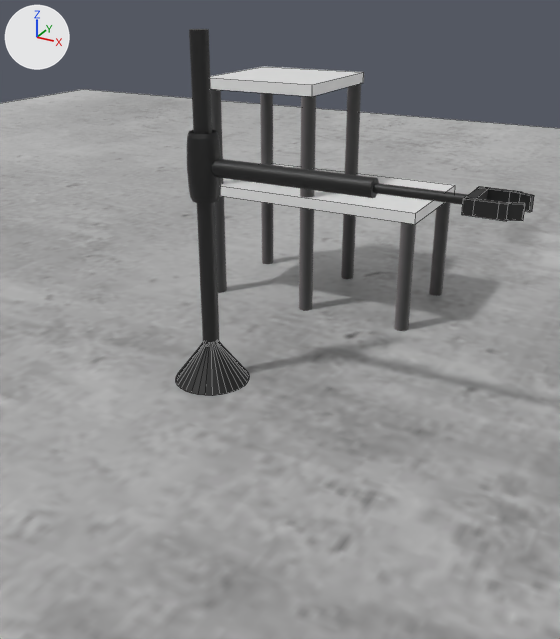
A saved change to the Blender file robot1wersja.blend.
The view is the same before and after, from a 50 mm camera at (9.58, -13.99, 8.94) aimed at (2.12, -0.42, 2.16). Arrows for +X, +Y and +Z are at upper left; the lights stay in place. Mesh edges are drawn as thin lines on the coarser meshes.
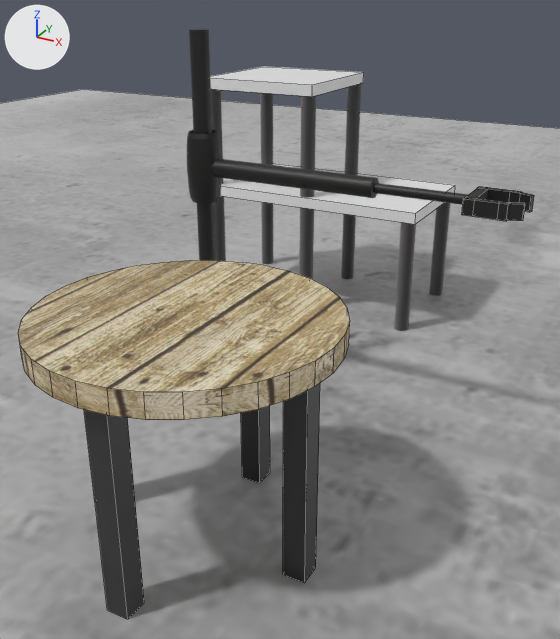
Boxes (x1, y1, x2, y2) around the edits, measured in the pictures (560 x 639 px):
```json
{"object": "Cylinder.009", "change": "added", "after": [18, 260, 350, 420], "on screen": "beige"}
{"object": "Cube.007", "change": "added", "after": [84, 410, 144, 619], "on screen": "black"}
{"object": "Cube.008", "change": "added", "after": [283, 383, 320, 583], "on screen": "black"}
{"object": "Cube.005", "change": "added", "after": [241, 406, 270, 483], "on screen": "black"}
{"object": "Cone", "change": "unchanged, covered by the edit", "before": [176, 343, 249, 396]}
```

Scene script edits in JSON lines:
```json
{"op": "add", "block": "img_stolik_jpg", "code": ["img_stolik_jpg = load_image('stolik.jpg', 'stolik.jpg', 600, 600, 'sRGB')"]}
{"op": "add", "block": "mat_material_023", "code": ["mat_material_023 = principled_material('Material.023')", "mat_material_023.texture = img_stolik_jpg"]}
{"op": "add", "block": "mat_material_021", "code": ["mat_material_021 = principled_material('Material.021')", "mat_material_021.base_color = (0.0272, 0.0272, 0.0272)  # black #2e2e2e"]}
{"op": "add", "block": "mat_material_022", "code": ["mat_material_022 = principled_material('Material.022')", "mat_material_022.base_color = (0.0291, 0.0291, 0.0291)  # black #303030"]}
{"op": "add", "block": "mat_material_019", "code": ["mat_material_019 = principled_material('Material.019')", "mat_material_019.base_color = (0.0204, 0.0204, 0.0204)  # black #272727"]}
{"op": "add", "block": "mat_material_020", "code": ["mat_material_020 = principled_material('Material.020')", "mat_material_020.base_color = (0.0237, 0.0237, 0.0237)  # black #2b2b2b"]}
{"op": "add", "block": "me_cylinder_009", "code": ["me_cylinder_009 = bpy.data.meshes.new('Cylinder.009')", "me_cylinder_009.from_pydata(...)  # a 32-sided cylinder along z spanning x -1.0..1.0, y -1.0..1.0, z -1.0..1.0", "me_cylinder_009.materials.append(mat_material_023)  # picture img_stolik_jpg"]}
{"op": "add", "block": "me_cube_009", "code": ["me_cube_009 = bpy.data.meshes.new('Cube.009')", "me_cube_009.from_pydata(...)  # a box spanning x -1.0..1.0, y -1.0..1.0, z -1.0..1.0", "me_cube_009.materials.append(mat_material_021)  # black #2e2e2e"]}
{"op": "add", "block": "me_cube_008", "code": ["me_cube_008 = bpy.data.meshes.new('Cube.008')", "me_cube_008.from_pydata(...)  # a box spanning x -1.0..1.0, y -1.0..1.0, z -1.0..1.0", "me_cube_008.materials.append(mat_material_022)  # black #303030"]}
{"op": "add", "block": "me_cube_007", "code": ["me_cube_007 = bpy.data.meshes.new('Cube.007')", "me_cube_007.from_pydata(...)  # a box spanning x -1.0..1.0, y -1.0..1.0, z -1.0..1.0", "me_cube_007.materials.append(mat_material_019)  # black #272727"]}
{"op": "add", "block": "me_cube_006", "code": ["me_cube_006 = bpy.data.meshes.new('Cube.006')", "me_cube_006.from_pydata(...)  # a box spanning x -1.0..1.0, y -1.0..1.0, z -1.0..1.0", "me_cube_006.materials.append(mat_material_020)  # black #2b2b2b"]}
{"op": "add", "block": "ob_cylinder_009", "code": ["ob_cylinder_009 = bpy.data.objects.new('Cylinder.009', me_cylinder_009)", "ob_cylinder_009.location = (3.0, -5.0, 4.0)", "ob_cylinder_009.scale = (2.5, 2.5, 0.2)"]}
{"op": "add", "block": "ob_cube_008", "code": ["ob_cube_008 = bpy.data.objects.new('Cube.008', me_cube_009)", "ob_cube_008.location = (5.0, -5.0, 2.0)", "ob_cube_008.scale = (0.2, 0.2, 2.0)"]}
{"op": "add", "block": "ob_cube_007", "code": ["ob_cube_007 = bpy.data.objects.new('Cube.007', me_cube_008)", "ob_cube_007.location = (3.0, -7.0, 2.0)", "ob_cube_007.scale = (0.2, 0.2, 2.0)"]}
{"op": "add", "block": "ob_cube_006", "code": ["ob_cube_006 = bpy.data.objects.new('Cube.006', me_cube_007)", "ob_cube_006.location = (1.0, -5.0, 2.0)", "ob_cube_006.scale = (0.2, 0.2, 2.0)"]}
{"op": "add", "block": "ob_cube_005", "code": ["ob_cube_005 = bpy.data.objects.new('Cube.005', me_cube_006)", "ob_cube_005.location = (3.0, -3.0, 2.0)", "ob_cube_005.scale = (0.2, 0.2, 2.0)"]}
```
